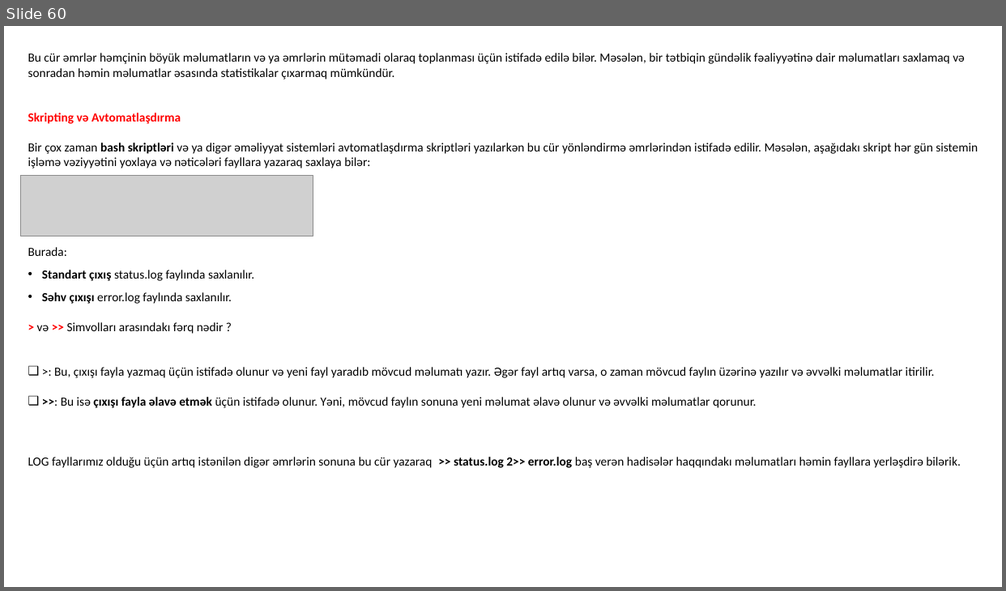
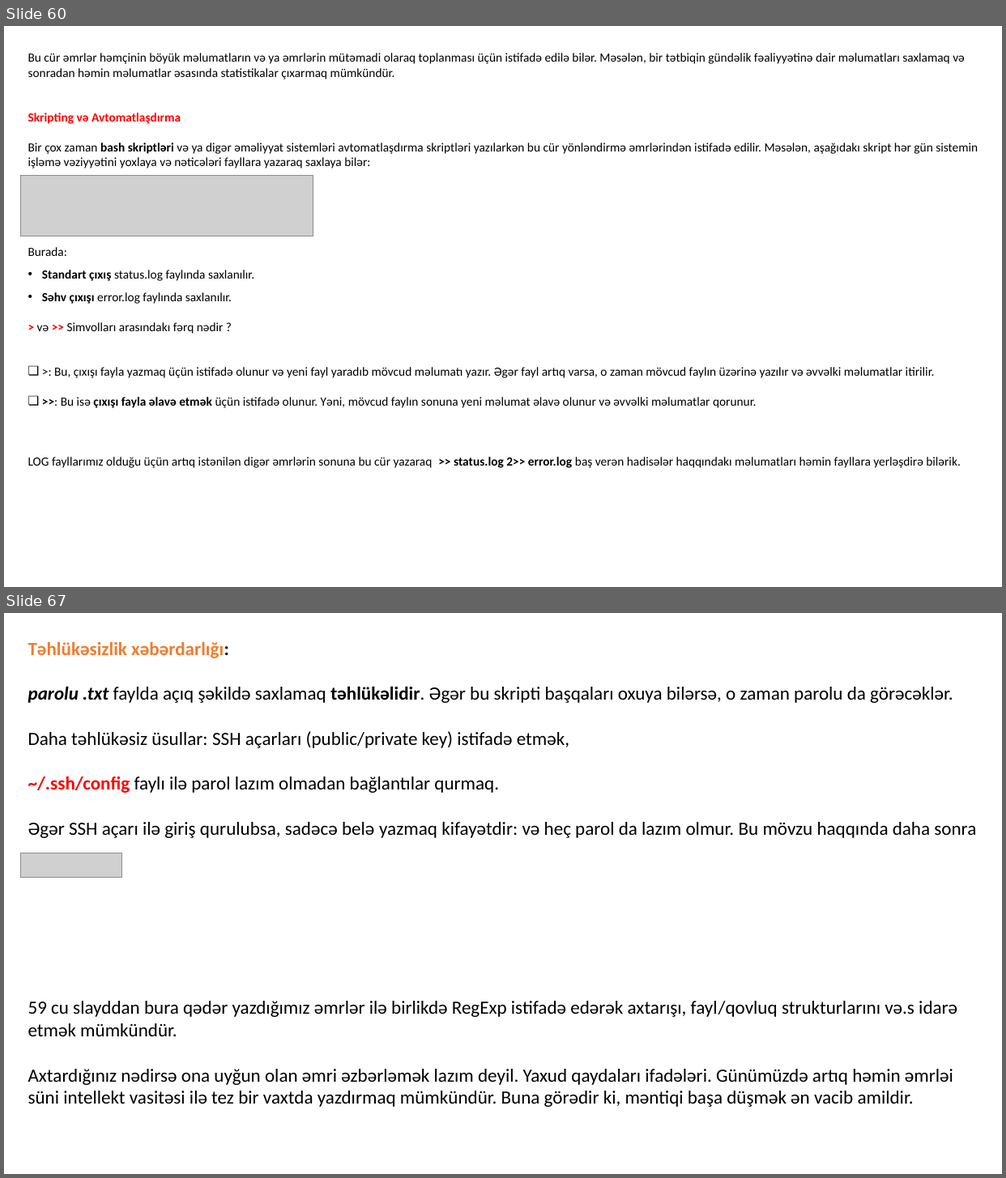
Before and after one commit to codeurient/DevOps, a slide deck: .lessons/1 operating systems/1 linux/1.pptx. Shown one above the other, each under a label of ours: slide 60 before the commit, slides 60 and 67 after it; the slides between them are not shown. The pictures are 1006x591 and 1006x1178 pixels, drawn with LibreOffice and Linux fonts; fonts in the diff are those of the drawing; grey boxes stand for pictures. Boxes give left, top, right and bottom in pixels: in the first picture for what was removed or moved away, otherwise in the second. Text is boxed around its words. In the diff, an @@ line names an element or a change of style, - is before the commit and + after.

```diff
--- a/.lessons/1 operating systems/1 linux/1.pptx
+++ b/.lessons/1 operating systems/1 linux/1.pptx
@@ slide 67 added at bbox=[4, 613, 1002, 1174], background #FFFFFF @@
@@ text added at bbox=[28, 641, 976, 1107], 18 pt, text #000000 @@
+Təhlükəsizlik xəbərdarlığı:
+parolu .txt faylda açıq şəkildə saxlamaq təhlükəlidir. Əgər bu skripti başqaları oxuya bilərsə, o zaman parolu da görəcəklər.
+Daha təhlükəsiz üsullar: SSH açarları (public/private key) istifadə etmək,
+~/.ssh/config faylı ilə parol lazım olmadan bağlantılar qurmaq.
+Əgər SSH açarı ilə giriş qurulubsa, sadəcə belə yazmaq kifayətdir: və heç parol da lazım olmur. Bu mövzu haqqında daha sonra
+59 cu slayddan bura qədər yazdığımız əmrlər ilə birlikdə RegExp istifadə edərək axtarışı, fayl/qovluq strukturlarını və.s idarə etmək mümkündür.
+Axtardığınız nədirsə ona uyğun olan əmri əzbərləmək lazım deyil. Yaxud qaydaları ifadələri. Günümüzdə artıq həmin əmrləi süni intellekt vasitəsi ilə tez bir vaxtda yazdırmaq mümkündür. Buna görədir ki, məntiqi başa düşmək ən vacib amildir.
@@ picture added at bbox=[20, 854, 121, 877] @@
```
Also in this commit, not shown: 1 slide changed, 5 other slides added, 6 slides removed.
